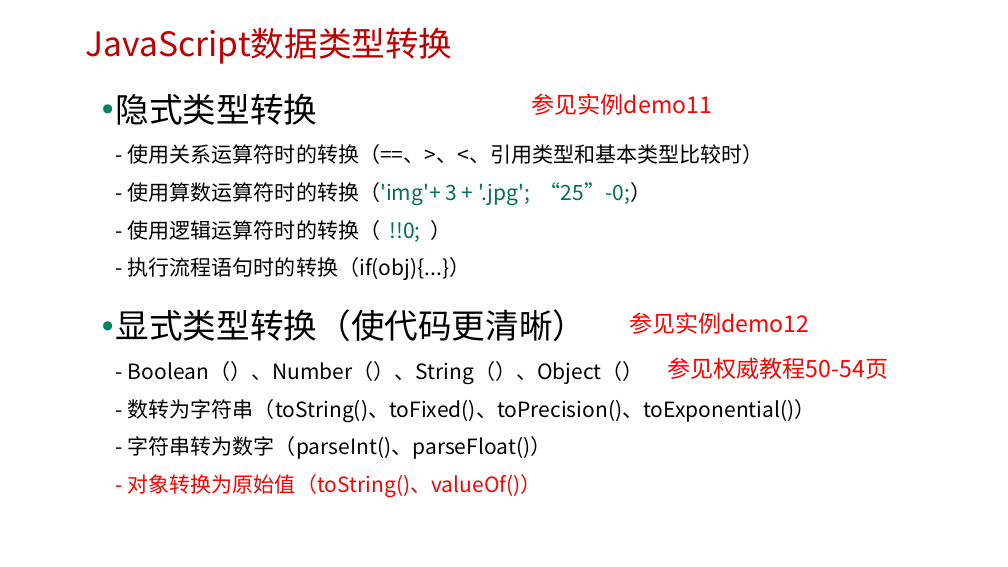
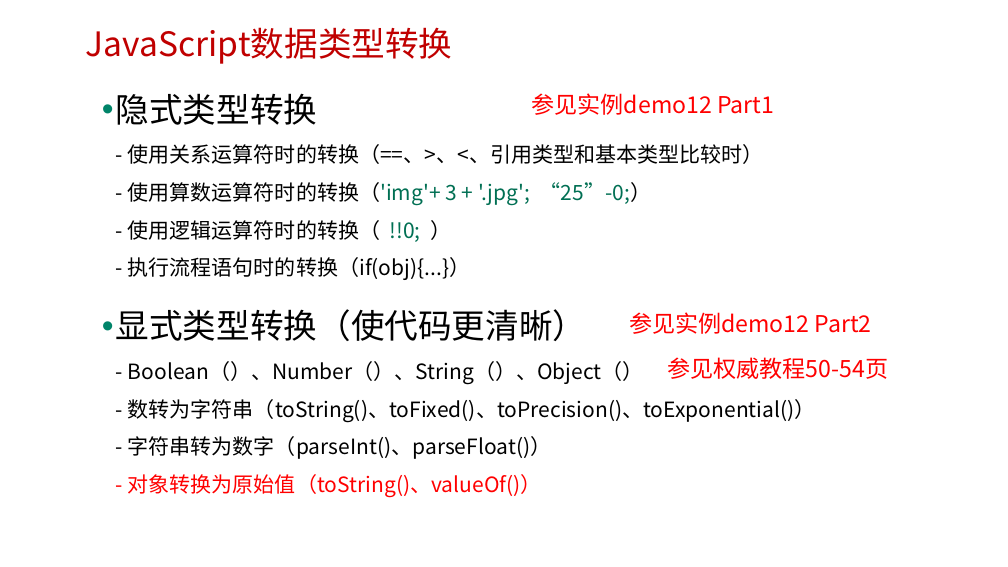
Before and after one commit to edu2act/course-javascript-advanced, a slide deck: slide 16 of 课程PPT/02.JavaScript数据类型、值与变量.pptx. Drawn at 1008x567 pixels with LibreOffice and Linux fonts; fonts in the diff are those of the drawing; background and template pictures are left out. Boxes give left, top, right and bottom in pixels: in the first picture for what was removed or moved away, otherwise in the second. Text is boxed around its words. In the diff, an @@ line names an element or a change of style, - is before the commit and + after.

```diff
--- a/课程PPT/02.JavaScript数据类型、值与变量.pptx
+++ b/课程PPT/02.JavaScript数据类型、值与变量.pptx
@@ text at (532, 93, 774, 115): text changed @@
-参见实例demo11
+参见实例demo12 Part1
@@ text at (629, 312, 872, 334): text changed @@
-参见实例demo12
+参见实例demo12 Part2
```
Also in this commit, not shown: 8 other slides changed, 8 other files.
